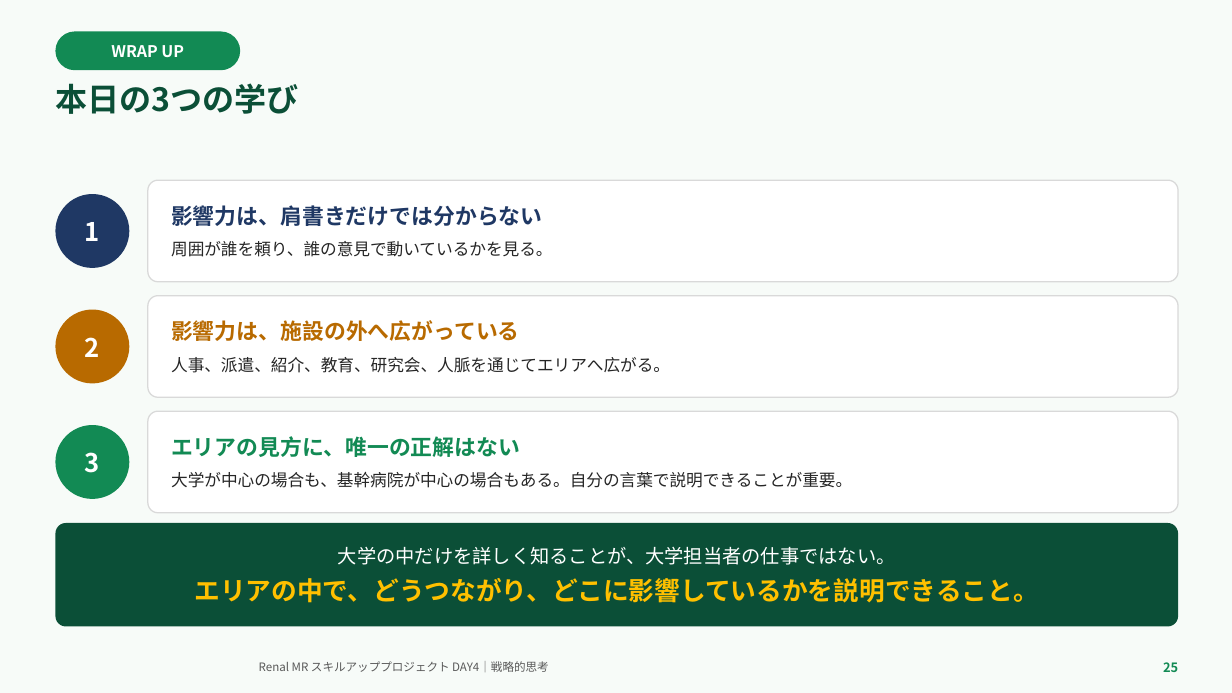
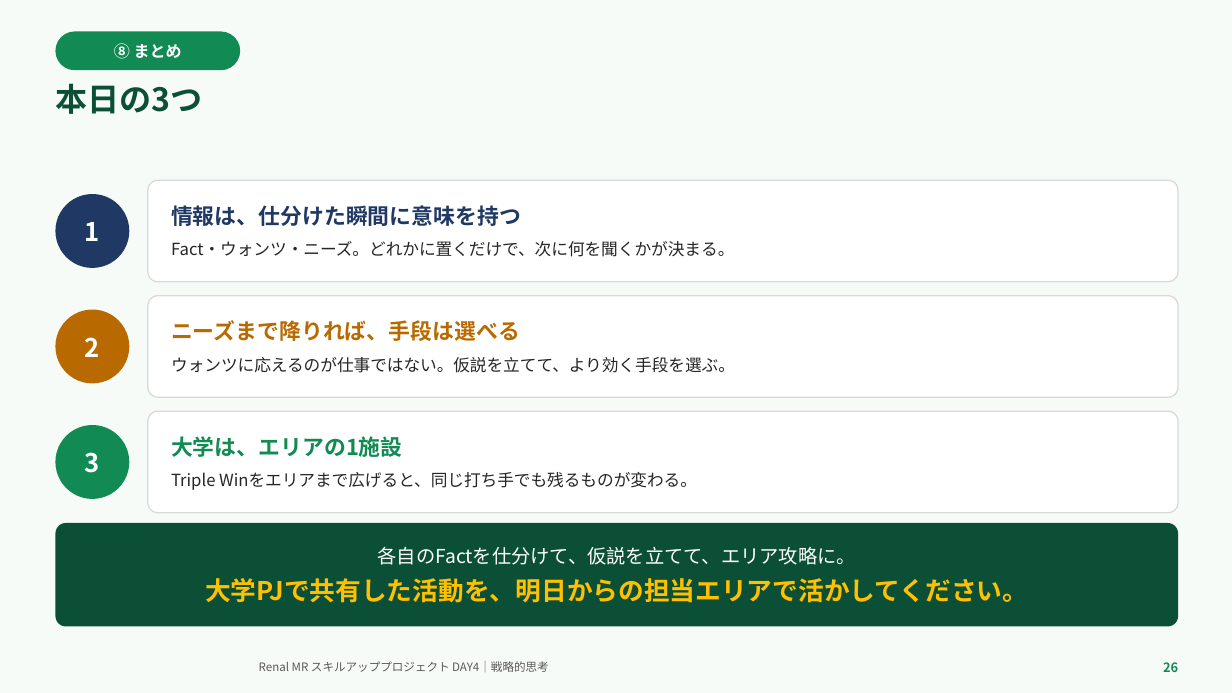
Before and after one commit to TAKUYA-1187/Claude, a slide deck: slide 26 of novartis_training/DAY4_ちょっと分かるだけで世界が変わる.pptx (slide 25 before the commit). Drawn at 1232x693 pixels with LibreOffice and Linux fonts; fonts in the diff are those of the drawing; background and template pictures are left out. Boxes give left, top, right and bottom in pixels: in the first picture for what was removed or moved away, otherwise in the second. Text is boxed around its words. In the diff, an @@ line names an element or a change of style, - is before the commit and + after.

```diff
--- a/novartis_training/DAY4_ちょっと分かるだけで世界が変わる.pptx
+++ b/novartis_training/DAY4_ちょっと分かるだけで世界が変わる.pptx
@@ text in rounded rectangle at [114, 43, 182, 59]: text changed @@
-WRAP UP
+⑧ まとめ
@@ text at [55, 83, 202, 114]: text changed @@
-本日の3つの学び
+本日の3つ
@@ text in rounded rectangle at [171, 205, 734, 257]: text changed @@
-影響力は、肩書きだけでは分からない
-周囲が誰を頼り、誰の意見で動いているかを見る。
+情報は、仕分けた瞬間に意味を持つ
+Fact・ウォンツ・ニーズ。どれかに置くだけで、次に何を聞くかが決まる。
@@ text in rounded rectangle at [171, 320, 735, 373]: text changed @@
-影響力は、施設の外へ広がっている
-人事、派遣、紹介、教育、研究会、人脈を通じてエリアへ広がる。
+ニーズまで降りれば、手段は選べる
+ウォンツに応えるのが仕事ではない。仮説を立てて、より効く手段を選ぶ。
@@ text in rounded rectangle at [171, 436, 697, 490]: text changed @@
-エリアの見方に、唯一の正解はない
-大学が中心の場合も、基幹病院が中心の場合もある。自分の言葉で説明できることが重要。
+大学は、エリアの1施設
+Triple Winをエリアまで広げると、同じ打ち手でも残るものが変わる。
@@ text in rounded rectangle at [205, 546, 1028, 603]: text changed @@
-大学の中だけを詳しく知ることが、大学担当者の仕事ではない。
-エリアの中で、どうつながり、どこに影響しているかを説明できること。
+各自のFactを仕分けて、仮説を立てて、エリア攻略に。
+大学PJで共有した活動を、明日からの担当エリアで活かしてください。
@@ text at [1163, 662, 1178, 672]: text changed @@
-25
+26
```
Also in this commit, not shown: 16 other slides changed, 10 slides added, 13 slides removed, 2 other files.
